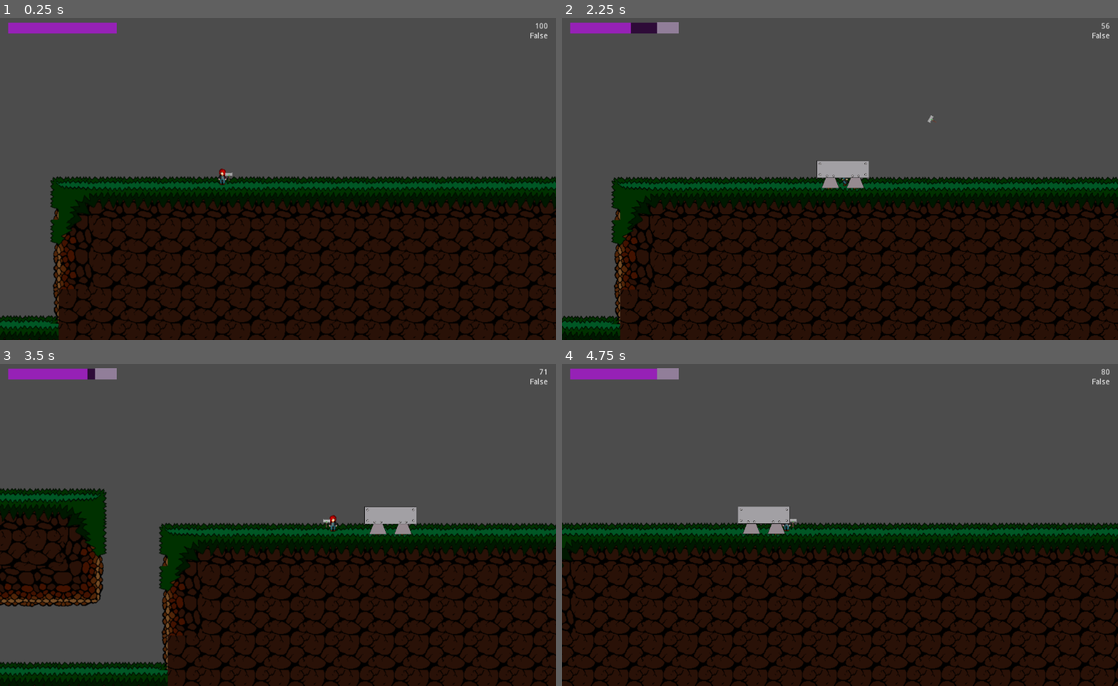
Above: before the commit, frames 1-4 (two rows, left to right).
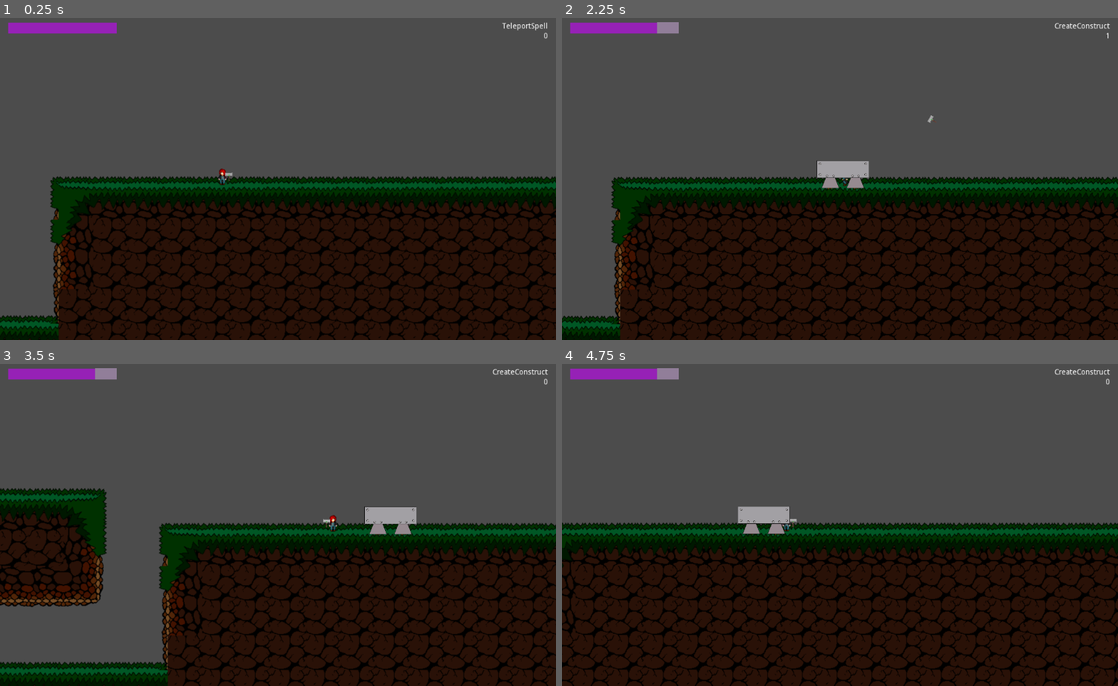
Above: after the commit, the same moments.

Repository: Jantho1990/Hammertime-Prototype
Game: Godot game, scene res://screens/GameScreen.tscn
Same seed, same stepped clock (60 frames per second), same inputs: the game is played once before the commit and once after it.
Inputs (mouse positions are in pixels of both pictures, inside the frame that each line leads up to):
- Up to frame 1 (0.25 s): no input
- Up to frame 2 (2.25 s): tap Enter (ui_accept) at 0.5, 0.77 s; move the mouse to (962, 159) at 0.52 s; hold D (ui_right) 0.53-1.25 s; right-click (962, 159) at 0.6 s; click (962, 159) at 0.67 s; drag from (789, 169) to (584, 201) at 1.27 s; move the mouse to (895, 104) at 2.02 s; hold A (ui_left) from 2.03 s (still down); right-click (895, 104) at 2.1 s
- Up to frame 3 (3.5 s): release A (ui_left) at 2.75 s; drag from (250, 589) to (55, 515) at 2.77 s
- Up to frame 4 (4.75 s): move the mouse to (1006, 573) at 3.52 s; hold D (ui_right) 3.53-4.25 s; right-click (1006, 573) at 3.6 s; tap Enter (ui_accept) at 3.77 s; drag from (673, 473) to (650, 547) at 4.27 s

The runs differ from the first frame. In frame 1, 0.1% of the frame differs, in the area x 90-99%, y 1-7%; in frame 2, 0.3%, in the area x 12-99%, y 1-7%; in frame 3, 0.2%; in frame 4, 0.1%.

Commit message:
fixed bug where throwing hammer after creating construct cast teleport

Diff:
--- a/entities/player/Player.gd
+++ b/entities/player/Player.gd
@@ -117,8 +117,7 @@
 
   # Action/Spellcasting
   if Input.is_action_just_pressed('cast'):
-    if not $Spellcaster.active_spell.name == 'TeleportSpell' or \
-      Weapon.throwing:
+    if Weapon.throwing:
         $Spellcaster.switch_active_spell_by_name('TeleportSpell')
         $Spellcaster.cast()
     # print("no casting for now")
--- a/entities/weapon/HammerWeapon.gd
+++ b/entities/weapon/HammerWeapon.gd
@@ -42,6 +42,7 @@
   dir = parent.direction
   cursor_position = get_local_mouse_position()
   # GlobalSignal.dispatch('debug_label', { 'text': current_throw_state })
+  GlobalSignal.dispatch('debug_label2', { 'text': current_throw_state })
   # GlobalSignal.dispatch('debug_label2', { 'text': $ThrowTween.is_active() })
   match current_throw_state:
     throw_state.THROWING:
@@ -53,10 +54,6 @@
     throw_state.HOLDING, _:
      handle_throw_state_holding()
 
-  if Input.is_action_just_pressed('weapon_throw') and \
-    current_throw_state == throw_state.HOLDING:
-    current_throw_state = throw_state.THROWING
-
 func _on_Teleport():
   if current_throw_state != throw_state.HOLDING:
     parent.motion = Vector2(0, 0)
@@ -69,6 +66,10 @@
   if rotation != 0:
     rotation = 0
   update_position()
+
+  if Input.is_action_just_pressed('weapon_throw') and \
+    current_throw_state == throw_state.HOLDING:
+      current_throw_state = throw_state.THROWING
 
 func handle_throw_state_throwing():
   rotation_degrees += rotation_force_deg * dir.x
--- a/systems/spellcaster/Spellcaster.gd
+++ b/systems/spellcaster/Spellcaster.gd
@@ -92,6 +92,7 @@
 func _physics_process(delta):
   # Called every frame. Delta is time since last frame.
   # Update game logic here.
+  GlobalSignal.dispatch('debug_label', { 'text': active_spell.name })
   recharge(delta)
   GlobalSignal.dispatch('energy_change', { 'energy': mana_current })
 
--- a/ui/Interface.tscn
+++ b/ui/Interface.tscn
@@ -30,7 +30,7 @@
 [node name="DebugContainer" type="MarginContainer" parent="."]
 anchor_left = 1.0
 anchor_right = 1.0
-margin_left = -100.0
+margin_left = -200.0
 margin_bottom = 100.0
 custom_constants/margin_right = 15
 custom_constants/margin_top = 15
@@ -43,11 +43,11 @@
 [node name="VBoxContainer" type="VBoxContainer" parent="DebugContainer"]
 margin_left = 15.0
 margin_top = 15.0
-margin_right = 85.0
+margin_right = 185.0
 margin_bottom = 85.0
 
 [node name="DebugLabel" type="Label" parent="DebugContainer/VBoxContainer"]
-margin_right = 70.0
+margin_right = 170.0
 margin_bottom = 14.0
 text = "DEBUG"
 align = 2
@@ -55,7 +55,7 @@
 
 [node name="DebugLabel2" type="Label" parent="DebugContainer/VBoxContainer"]
 margin_top = 18.0
-margin_right = 70.0
+margin_right = 170.0
 margin_bottom = 32.0
 text = "DEBUG2"
 align = 2
--- a/ui/SpellcasterEnergyBar.gd
+++ b/ui/SpellcasterEnergyBar.gd
@@ -17,8 +17,8 @@
   GlobalSignal.listen('increase_energy', self, '_on_Increase_energy')
 
 func _physics_process(_delta):
-  GlobalSignal.dispatch('debug_label', { 'text': EnergyBar.value })
-  GlobalSignal.dispatch('debug_label2', { 'text': EnergyBar.value > (EnergyBar.max_value - ReductionBar.value) })
+  # GlobalSignal.dispatch('debug_label', { 'text': EnergyBar.value })
+  # GlobalSignal.dispatch('debug_label2', { 'text': EnergyBar.value > (EnergyBar.max_value - ReductionBar.value) })
   if EnergyBar.value > (EnergyBar.max_value - ReductionBar.value):
     EnergyBar.value = ReductionBar.value
 
